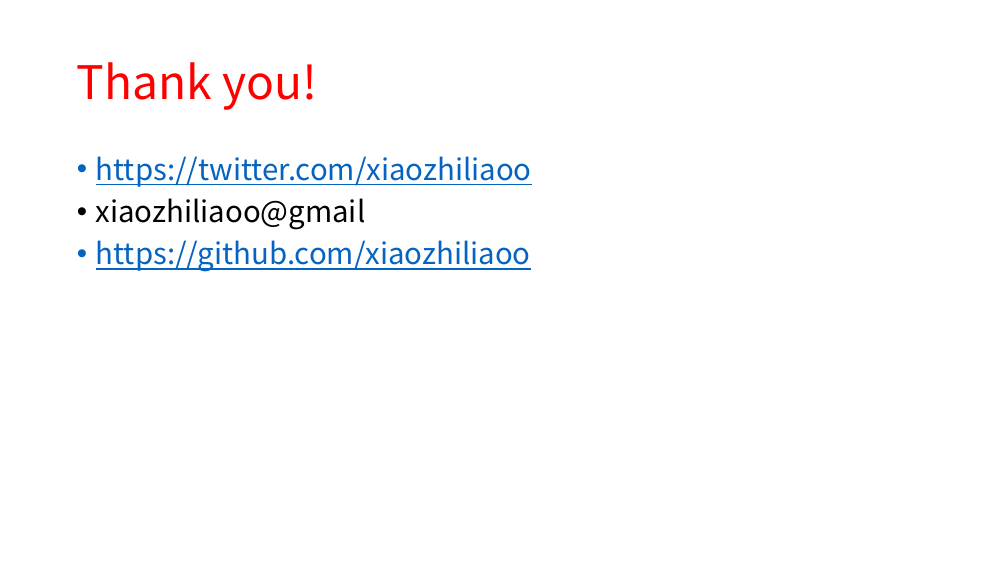
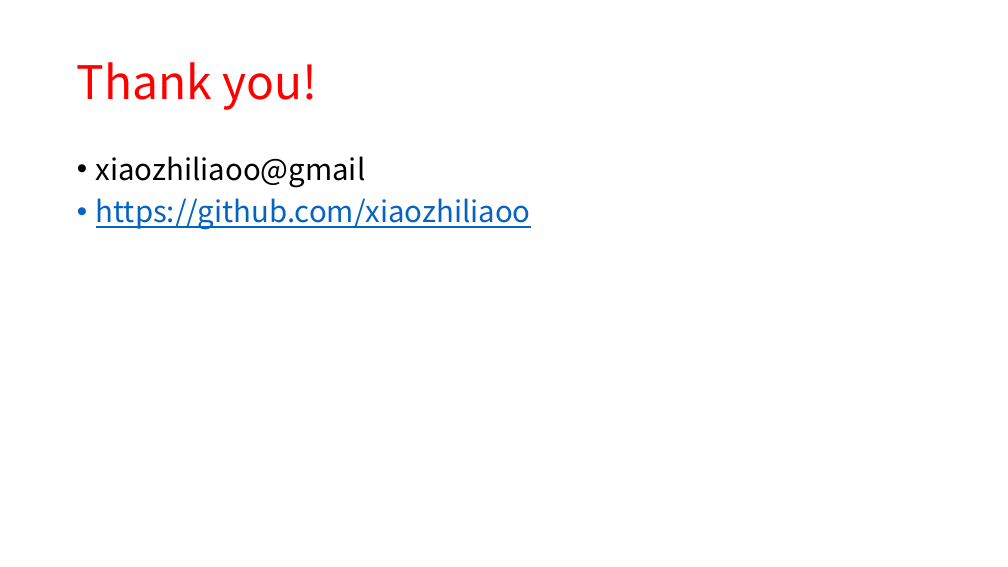
Before and after one commit to xiaozhiliaoo/my-slides, a slide deck: slide 31 of prepare/从crud, pattern, ooad到ddd-软件设计进阶之路.pptx (slide 28 before the commit). Drawn at 1008x567 pixels with LibreOffice and Linux fonts; fonts in the diff are those of the drawing. Boxes give left, top, right and bottom in pixels: in the first picture for what was removed or moved away, otherwise in the second. Text is boxed around its words. In the diff, an @@ line names an element or a change of style, - is before the commit and + after.

```diff
--- a/prepare/从crud, pattern, ooad到ddd-软件设计进阶之路.pptx
+++ b/prepare/从crud, pattern, ooad到ddd-软件设计进阶之路.pptx
@@ text at [96,156,532,187]: paragraph removed @@
-• https://twitter.com/xiaozhiliaoo
```
Also in this commit, not shown: 18 other slides changed, 5 slides added, 2 slides removed.
